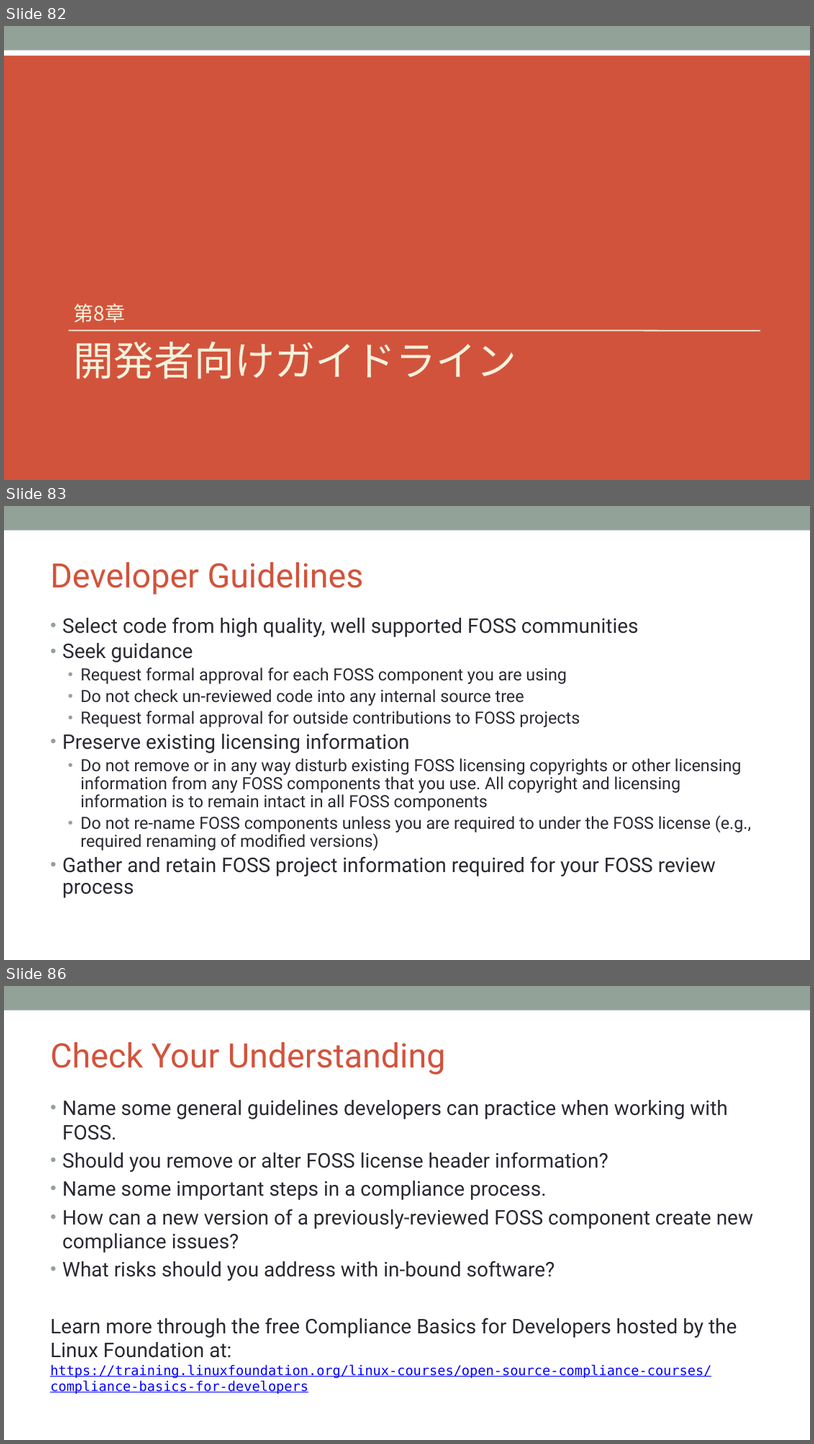
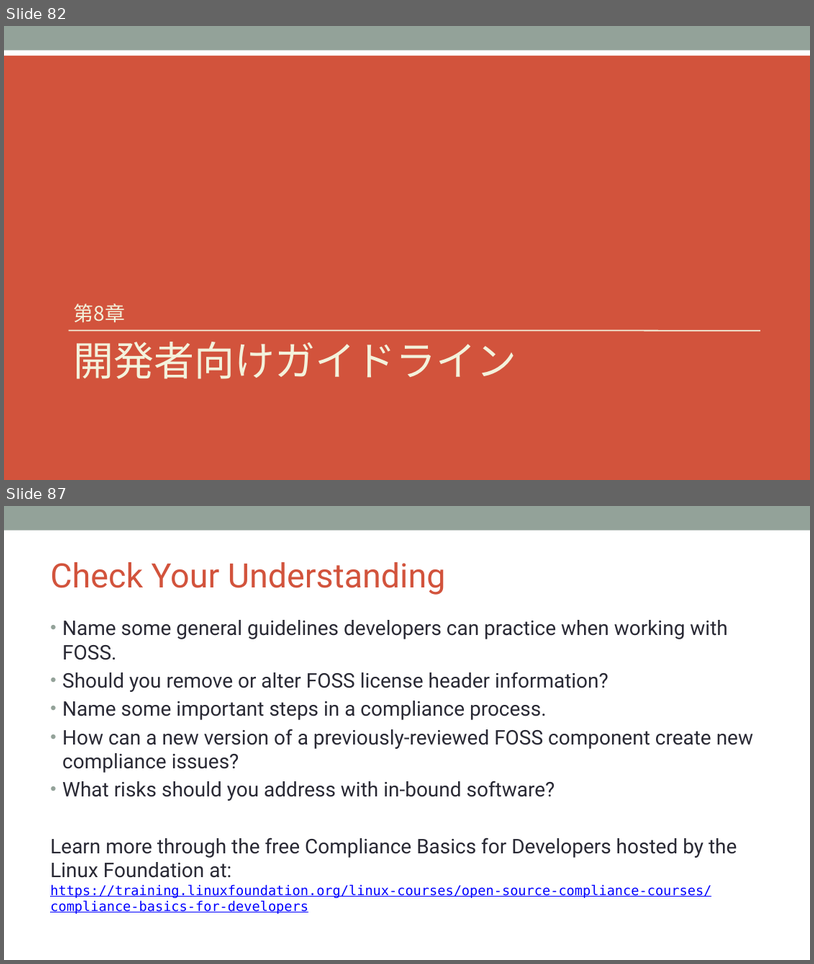
Before and after one commit to OpenChain-Project/Curriculum-Translation-JP, a slide deck: REVIEW/Version_for_v1.1/openchain-curriculum-for-1-1_JP_review_tani.pptx. Shown one above the other, each under a label of ours: slides 82, 83 and 86 before the commit, slides 82 and 87 after it; the slides between them are not shown. The pictures are 814x1444 and 814x964 pixels, drawn with LibreOffice and Linux fonts; fonts in the diff are those of the drawing; background and template pictures are left out. Boxes give left, top, right and bottom in pixels: in the first picture for what was removed or moved away, otherwise in the second. Text is boxed around its words. In the diff, an @@ line names an element or a change of style, - is before the commit and + after.

```diff
--- a/REVIEW/Version_for_v1.1/openchain-curriculum-for-1-1_JP_review_tani.pptx
+++ b/REVIEW/Version_for_v1.1/openchain-curriculum-for-1-1_JP_review_tani.pptx
@@ slide 83 removed at bbox=[4, 506, 810, 960], background #FFFFFF; not listed: 1 template element that a slide beside it also shows @@
@@ title removed at bbox=[50, 562, 364, 595] @@
-Developer Guidelines
@@ text removed at bbox=[62, 617, 751, 898] @@
-• Select code from high quality, well supported FOSS communities
-• Seek guidance
-  • Request formal approval for each FOSS component you are using
-  • Do not check un-reviewed code into any internal source tree
-  • Request formal approval for outside contributions to FOSS projects
-• Preserve existing licensing information
-  • Do not remove or in any way disturb existing FOSS licensing copyrights or other licensing information from any FOSS components that you use. All copyright and licensing information is to remain intact in all FOSS components
-  • Do not re-name FOSS components unless you are required to under the FOSS license (e.g., required renaming of modified versions)
-• Gather and retain FOSS project information required for your FOSS review process
@@ what was slide 86 is now slide 87 @@
```
Also in this commit, not shown: 4 slides changed, 4 slides added, 2 other slides removed.
